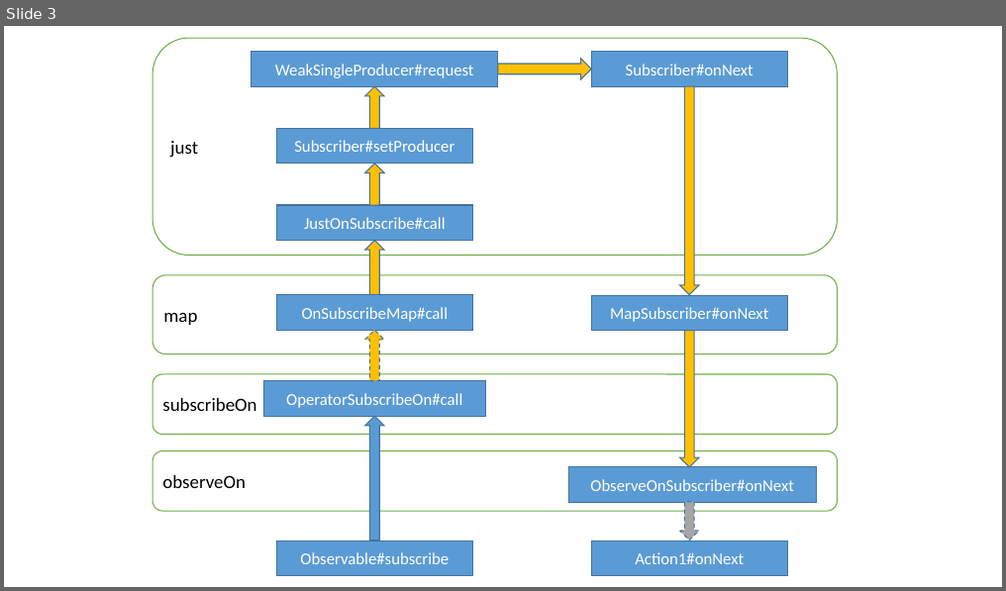
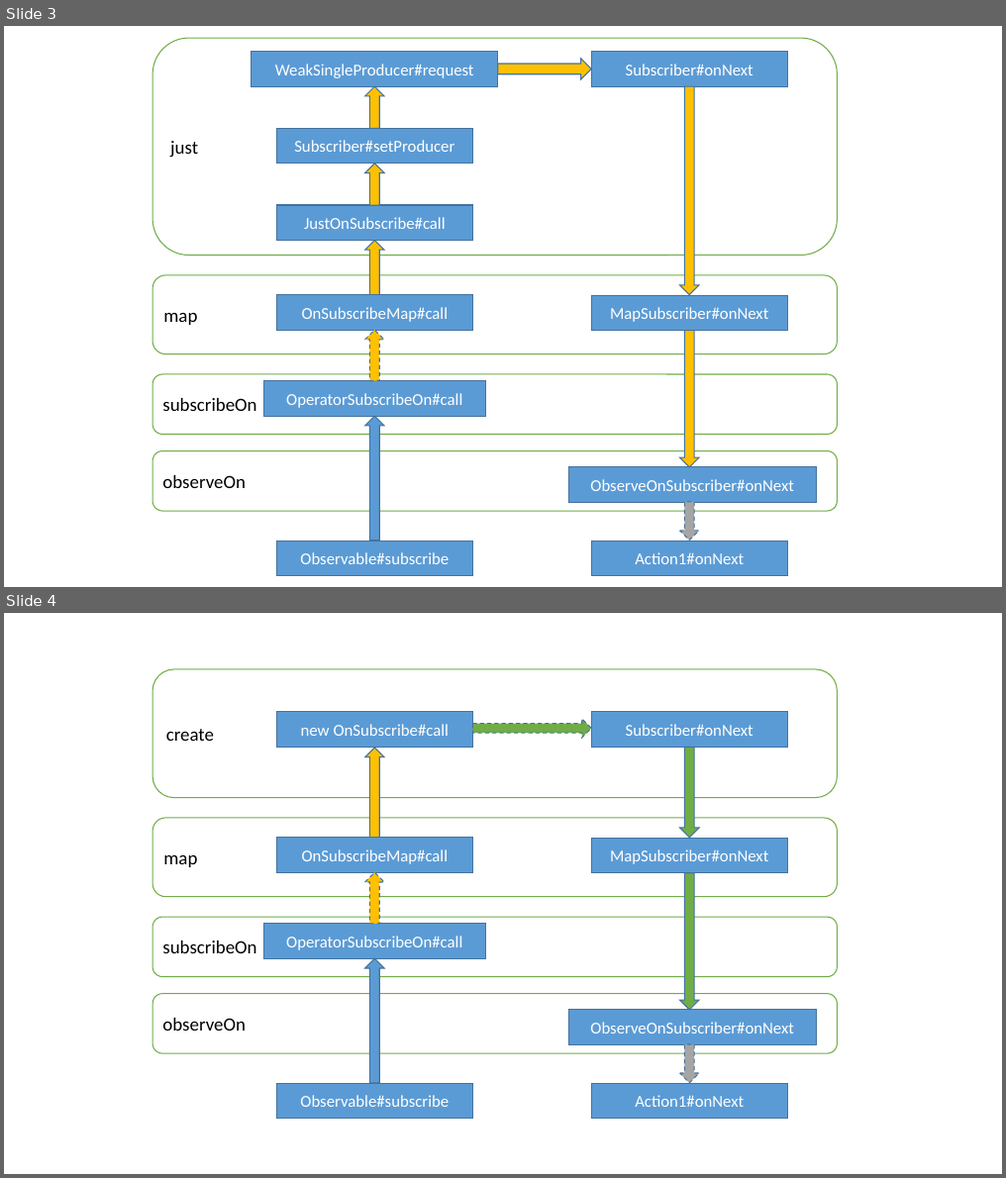
Before and after one commit to Piasy/Piasy.github.io, a slide deck: raw/RxJava_call_stack.pptx. Shown one above the other, each under a label of ours: slide 3 before the commit, slides 3 and 4 after it. The pictures are 1006x591 and 1006x1178 pixels, drawn with LibreOffice and Linux fonts; fonts in the diff are those of the drawing. Boxes give left, top, right and bottom in pixels: in the first picture for what was removed or moved away, otherwise in the second. Text is boxed around its words. In the diff, an @@ line names an element or a change of style, - is before the commit and + after.

```diff
--- a/raw/RxJava_call_stack.pptx
+++ b/raw/RxJava_call_stack.pptx
@@ slide 4 added at [4, 613, 1002, 1174], background #FFFFFF @@
@@ group added at [152, 669, 838, 1119]: 8 rectangles, 4 rounded rectangles, 3 up arrows, 3 down arrows, 1 right arrow @@
+observeOn
+subscribeOn
+map
+create
+new OnSubscribe#call
+Subscriber#onNext
+ObserveOnSubscriber#onNext
+OperatorSubscribeOn#call
+OnSubscribeMap#call
+MapSubscriber#onNext
+Observable#subscribe
+Action1#onNext
```
Also in this commit, not shown: 3 other files.
